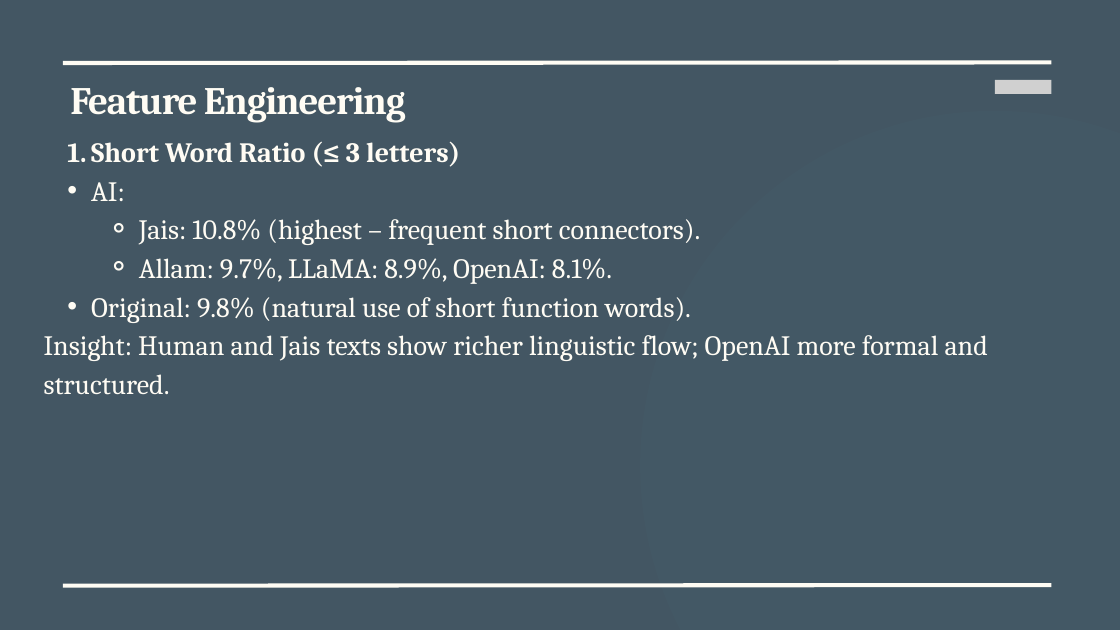
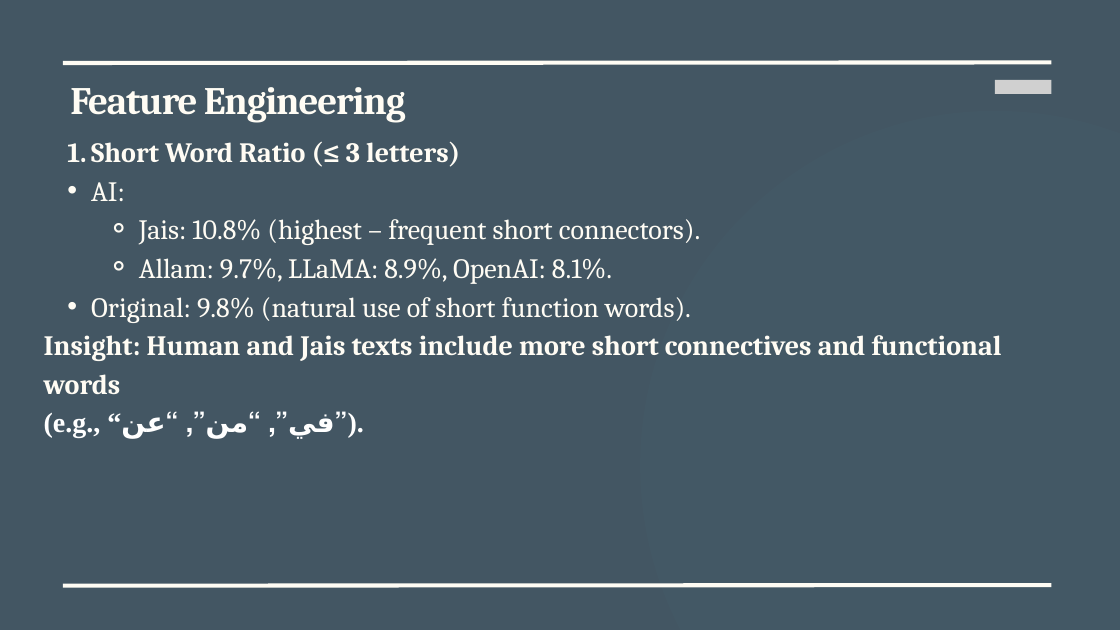
Before and after one commit to shoagMdf/ArabicNLP_Project, a slide deck: slide 5 of results/presentations/Advanced Data Analytic Techniques.pptx. Drawn at 1120x630 pixels with LibreOffice and Linux fonts; fonts in the diff are those of the drawing; grey boxes stand for pictures. Boxes give left, top, right and bottom in pixels: in the first picture for what was removed or moved away, otherwise in the second. Text is boxed around its words. In the diff, an @@ line names an element or a change of style, - is before the commit and + after.

```diff
--- a/results/presentations/Advanced Data Analytic Techniques.pptx
+++ b/results/presentations/Advanced Data Analytic Techniques.pptx
@@ text at (x1=44, y1=335, x2=1002, y2=439): text changed; bold on @@
-Insight: Human and Jais texts show richer linguistic flow; OpenAI more formal and structured.
+Insight: Human and Jais texts include more short connectives and functional words
+(e.g., “في”, “من”, “عن”).
```
Also in this commit, not shown: 10 other slides changed, 1 slide added.
